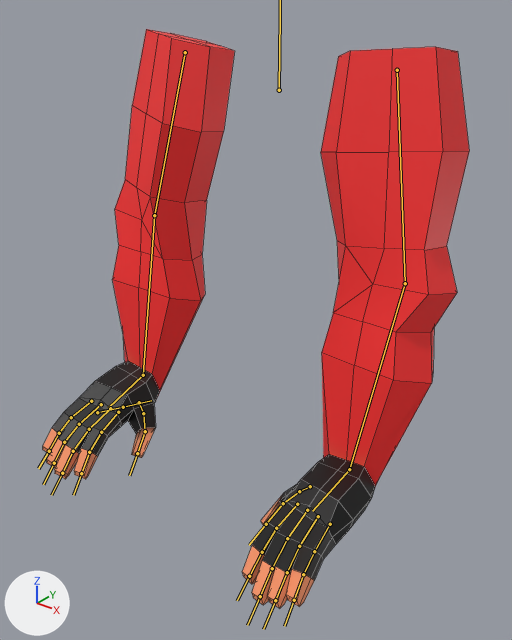
The FBX model Assets/Blender/FPS_Arms/FP_ARMS_EMPTY.fbx as it was, and as the next commit left it.
Both versions are drawn from a 50 mm lens placed at (1.184, -1.579, 1.795), pointed at (0.079, -0.198, 0.939). The lights are fixed; the arrows at lower left show +X, +Y and +Z. Both versions are drawn at frame 151 of the action 'Human FPS|Human FPSAction'; the numbers are the values there. The bones that bend it are drawn over the model as lines. Mesh edges are drawn as thin lines.

Objects in the first picture: 'Player Arms'.
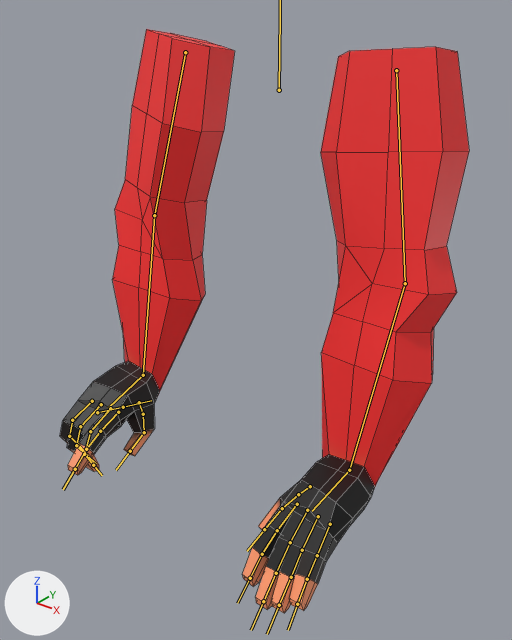
Boxes (x1, y1, x2, y2) around the edits, measured in the pictures (512 x 640 px):
'Player Arms', posed: before (43, 29, 469, 609); after (60, 29, 469, 613)
bone 'Pinky1.L', root to tip: before (330, 524) to (314, 551); after (330, 524) to (317, 555)
bone 'Pinky2.L', root to tip: before (314, 551) to (303, 574); after (317, 555) to (307, 579)
bone 'Ring1.L', root to tip: before (318, 516) to (299, 546); after (318, 516) to (302, 550)
bone 'Ring2.L', root to tip: before (299, 546) to (287, 572); after (302, 550) to (291, 577)
bone 'Ring3.L', root to tip: before (287, 572) to (275, 600); after (291, 577) to (279, 605)
bone 'Middle1.L', root to tip: before (307, 510) to (287, 538); after (307, 510) to (290, 542)
bone 'Middle2.L', root to tip: before (287, 538) to (272, 568); after (290, 542) to (276, 573)
bone 'Middle3.L', root to tip: before (272, 568) to (260, 596); after (276, 573) to (263, 601)
bone 'Index1.L', root to tip: before (297, 504) to (276, 528); after (297, 504) to (277, 530)
bone 'Index2.L', root to tip: before (276, 528) to (262, 552); after (277, 530) to (262, 554)
bone 'Thumb1.L', root to tip: before (310, 486) to (299, 491); after (310, 486) to (298, 494)
bone 'Thumb2.L', root to tip: before (299, 491) to (283, 503); after (298, 494) to (282, 508)
bone 'Thumb3.L', root to tip: before (283, 503) to (266, 524); after (282, 508) to (264, 529)
bone 'Pinky1.R', root to tip: before (91, 401) to (71, 417); after (92, 401) to (72, 420)
bone 'Pinky2.R', root to tip: before (71, 417) to (59, 433); after (72, 420) to (69, 436)
bone 'Pinky3.R', root to tip: before (59, 433) to (49, 451); after (69, 436) to (77, 444)
bone 'Ring1.R', root to tip: before (101, 404) to (79, 424); after (101, 404) to (80, 426)
bone 'Ring2.R', root to tip: before (79, 424) to (64, 442); after (80, 426) to (76, 445)
bone 'Ring3.R', root to tip: before (64, 442) to (54, 463); after (76, 445) to (86, 455)
bone 'Middle1.R', root to tip: before (110, 408) to (89, 429); after (110, 408) to (90, 431)
bone 'Middle2.R', root to tip: before (89, 429) to (73, 451); after (90, 431) to (84, 454)
bone 'Middle3.R', root to tip: before (73, 451) to (62, 473); after (84, 454) to (93, 465)
bone 'Index1.R', root to tip: before (118, 412) to (101, 432); after (118, 412) to (100, 431)
bone 'Index2.R', root to tip: before (101, 432) to (89, 452); after (100, 431) to (86, 449)
bone 'Thumb1.R', root to tip: before (139, 402) to (143, 413); after (139, 402) to (143, 414)
bone 'Thumb2.R', root to tip: before (143, 413) to (145, 431); after (143, 414) to (144, 432)
bone 'Thumb3.R', root to tip: before (145, 431) to (137, 453); after (144, 432) to (130, 451)

What the commit changed:
Bone 'Pinky1.L' (bone_pinky1_l) moves from (0.002, 0.013, -0.001) to (0.002, 0.012, -0.002).
Bone 'Pinky1.L' (bone_pinky1_l) turns from (-10, 4, -2) to (-21, 5, -1) degrees about its own x, y and z.
Bone 'Pinky2.L' (bone_pinky2_l) turns from (-17, 5, -4) to (-8, 3, -2) degrees about its own x, y and z.
Bone 'Ring1.L' (bone_ring1_l) turns from (-10, 4, -1) to (-21, 4, -1) degrees about its own x, y and z.
Bone 'Ring2.L' (bone_ring2_l) turns from (-17, 6, -4) to (-8, 3, -2) degrees about its own x, y and z.
Bone 'Ring3.L' (bone_ring3_l) turns from (-12, 4, -4) to (-6, 2, -2) degrees about its own x, y and z.
Bone 'Middle1.L' (bone_middle1_l) turns from (-10, 3, -1) to (-21, 4, -1) degrees about its own x, y and z.
Bone 'Middle2.L' (bone_middle2_l) turns from (-17, 5, -4) to (-8, 3, -2) degrees about its own x, y and z.
Bone 'Middle3.L' (bone_middle3_l) turns from (-12, 4, -4) to (-6, 2, -2) degrees about its own x, y and z.
Bone 'Index1.L' (bone_index1_l) moves from (0.001, -0.012, 0.001) to (0.001, -0.011, 0.001).
Bone 'Index1.L' (bone_index1_l) turns from (-10, 2, -1) to (-17, 0, -2) degrees about its own x, y and z.
Bone 'Index2.L' (bone_index2_l) turns from (-17, 3, -4) to (-10, 2, -2) degrees about its own x, y and z.
Bone 'Thumb1.L' (bone_thumb1_l) turns from (15, 6, 14) to (19, -13, 26) degrees about its own x, y and z.
Bone 'Thumb2.L' (bone_thumb2_l) turns from (-6, -4, 17) to (-3, -2, 9) degrees about its own x, y and z.
Bone 'Thumb3.L' (bone_thumb3_l) turns from (-5, -1, 15) to (-3, 0, 7) degrees about its own x, y and z.
Bone 'Pinky1.R' (bone_pinky1_r) moves from (-0.002, 0.013, -0.001) to (-0.002, 0.012, -0.002).
Bone 'Pinky1.R' (bone_pinky1_r) turns from (-10, -4, 2) to (-21, -5, 1) degrees about its own x, y and z.
Bone 'Pinky2.R' (bone_pinky2_r) turns from (-17, -5, 4) to (-45, -2, 4) degrees about its own x, y and z.
Bone 'Pinky3.R' (bone_pinky3_r) turns from (-11, -5, 4) to (-45, 0, 5) degrees about its own x, y and z.
Bone 'Ring1.R' (bone_ring1_r) turns from (-10, -4, 1) to (-21, -4, 1) degrees about its own x, y and z.
Bone 'Ring2.R' (bone_ring2_r) turns from (-17, -6, 4) to (-45, -3, 5) degrees about its own x, y and z.
Bone 'Ring3.R' (bone_ring3_r) turns from (-12, -4, 4) to (-45, 2, 4) degrees about its own x, y and z.
Bone 'Middle1.R' (bone_middle1_r) turns from (-10, -3, 1) to (-21, -4, 1) degrees about its own x, y and z.
Bone 'Middle2.R' (bone_middle2_r) turns from (-17, -5, 4) to (-41, -2, 5) degrees about its own x, y and z.
Bone 'Middle3.R' (bone_middle3_r) turns from (-12, -4, 4) to (-45, 3, 4) degrees about its own x, y and z.
Bone 'Index1.R' (bone_index1_r) moves from (-0.001, -0.012, 0.001) to (-0.001, -0.011, 0.001).
Bone 'Index1.R' (bone_index1_r) turns from (-10, -2, 1) to (-6, -3, 0) degrees about its own x, y and z.
Bone 'Index2.R' (bone_index2_r) turns from (-17, -3, 4) to (-10, -2, 2) degrees about its own x, y and z.
Bone 'Thumb1.R' (bone_thumb1_r) turns from (15, -6, -14) to (2, -3, -19) degrees about its own x, y and z.
Bone 'Thumb2.R' (bone_thumb2_r) turns from (-6, 4, -17) to (-15, -6, -13) degrees about its own x, y and z.
Bone 'Thumb3.R' (bone_thumb3_r) turns from (-5, 1, -15) to (5, -2, -32) degrees about its own x, y and z.
